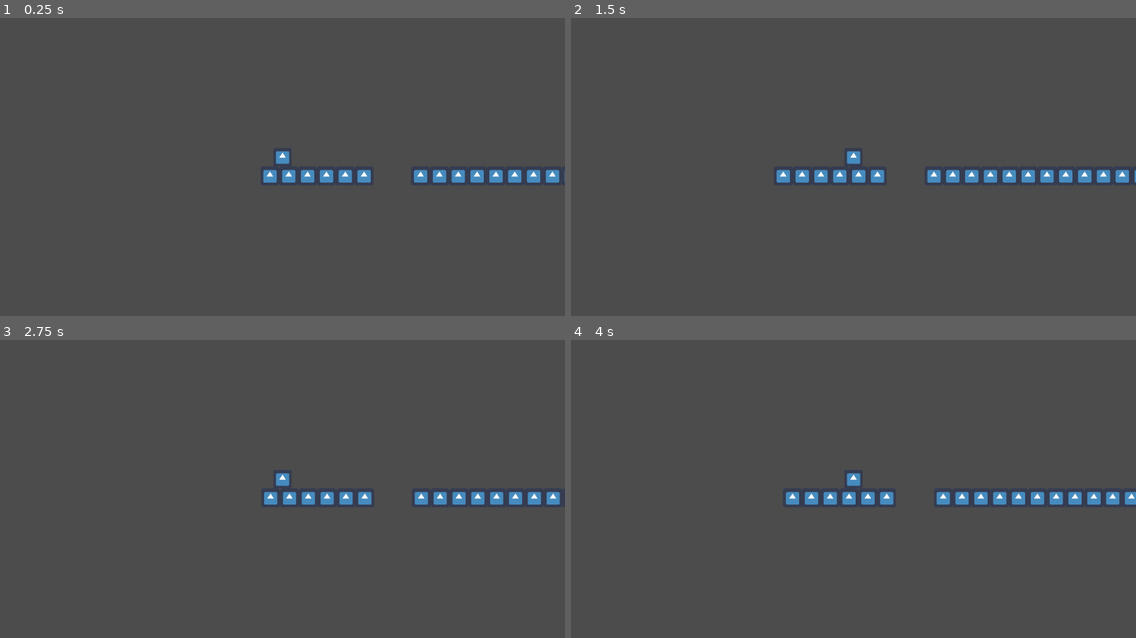
Above: before the commit, frames 1-4 (two rows, left to right).
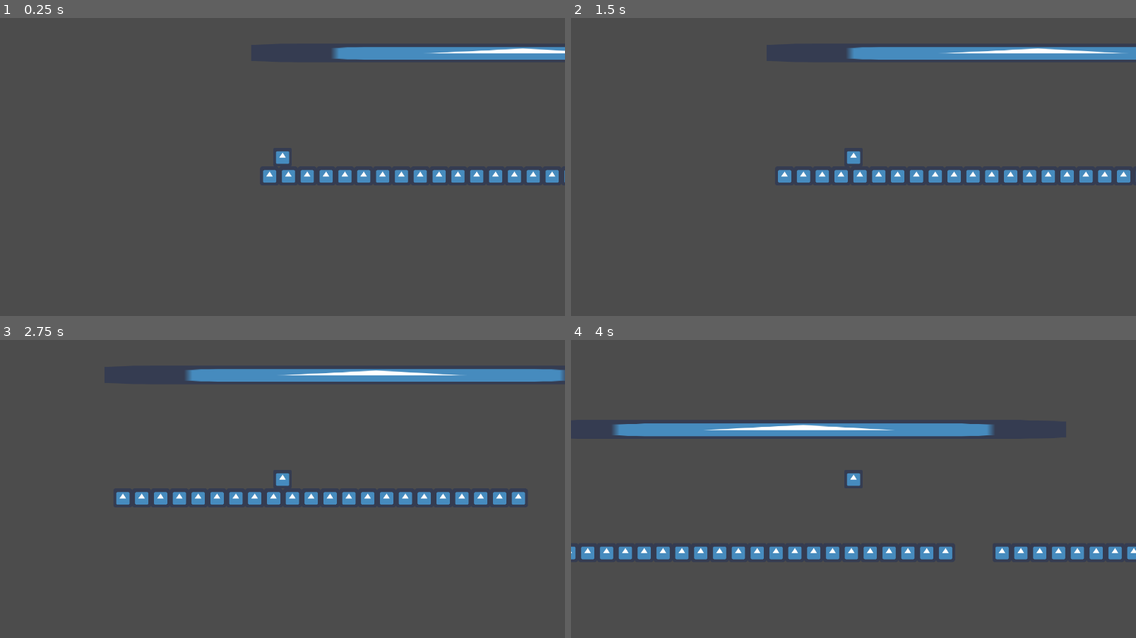
Above: after the commit, the same moments.

Repository: AledCompany/LDJam46
Game: Godot game, scene res://World.tscn
Same seed, same stepped clock (60 frames per second), same inputs: the game is played once before the commit and once after it. The engine's default icon, where the game draws it, is replaced by a stand-in: a white triangle on a blue panel in a dark square.
Inputs:
- Up to frame 1 (0.25 s): no input
- Up to frame 2 (1.5 s): tap Space (jump) at 0.6, 0.77, 1.07, 1.35 s
- Up to frame 3 (2.75 s): tap Space (jump) at 1.52, 1.82, 2.1 s
- Up to frame 4 (4 s): tap Space (jump) at 2.85, 3.02, 3.32, 3.6, 3.77 s

The runs differ from the first frame. In frame 1, 2.2% of the frame differs, in the area x 46-100%, y 9-56%; in frame 2, 3.0%; in frame 3, 4.9%; in frame 4, 7.7%, in the area x 0-100%, y 27-74%.

Commit message:
Simplified running system

Diff:
--- a/Player.gd
+++ b/Player.gd
@@ -2,8 +2,8 @@
 
 
 const gravity = 9810
-export var speed = 1000
-export var acceleration = 200
+export var speed = 600
+export var acceleration = 300
 export var direction = Vector2.RIGHT
 var velocity = Vector2.ZERO
 
@@ -25,7 +25,9 @@
 	velocity.y += gravity * delta
 
 	if is_on_floor():
-		velocity.x += acceleration * delta
+		velocity.x = min(velocity.x + acceleration * delta, speed)
+		if Input.is_action_just_pressed("jump"):
+			velocity += Vector2.UP * 2000
 
 	velocity = move_and_slide(velocity, Vector2.UP)
 	print(velocity)
--- a/Player.tscn
+++ b/Player.tscn
@@ -11,9 +11,8 @@
 "speed": 5.0
 } ]
 
-[sub_resource type="CapsuleShape2D" id=2]
-radius = 31.4292
-height = 1.05869
+[sub_resource type="CircleShape2D" id=2]
+radius = 32.0
 
 [node name="KinematicBody2D" type="KinematicBody2D"]
 script = ExtResource( 2 )
--- /dev/null
+++ b/StaticBody2D.tscn
@@ -0,0 +1,14 @@
+[gd_scene load_steps=3 format=2]
+
+[ext_resource path="res://icon.png" type="Texture" id=1]
+
+[sub_resource type="RectangleShape2D" id=1]
+extents = Vector2( 30.3962, 31.4542 )
+
+[node name="StaticBody2D" type="StaticBody2D"]
+
+[node name="Sprite" type="Sprite" parent="."]
+texture = ExtResource( 1 )
+
+[node name="CollisionShape2D" type="CollisionShape2D" parent="."]
+shape = SubResource( 1 )
--- a/World.tscn
+++ b/World.tscn
@@ -1,10 +1,11 @@
-[gd_scene load_steps=7 format=2]
+[gd_scene load_steps=8 format=2]
 
 [ext_resource path="res://icon.png" type="Texture" id=1]
 [ext_resource path="res://Player.tscn" type="PackedScene" id=2]
 [ext_resource path="res://Trampoline.tscn" type="PackedScene" id=3]
+[ext_resource path="res://StaticBody2D.tscn" type="PackedScene" id=4]
 
-[sub_resource type="ConvexPolygonShape2D" id=1]
+[sub_resource type="ConvexPolygonShape2D" id=4]
 points = PoolVector2Array( 64, 64, 0, 64, 0, 0, 64, 0 )
 
 [sub_resource type="TileSet" id=2]
@@ -38,7 +39,7 @@
 [node name="TileMap" type="TileMap" parent="."]
 tile_set = SubResource( 2 )
 format = 1
-tile_data = PoolIntArray( 262180, 0, 0, 262181, 0, 0, 262182 …(280 unchanged characters)… , 0, 0, 458756, 0, 0, 458757, 0, 0, 458760, 0, 0, 458761, 0, 0, 458762, 0, 0, 458763, 0, 0, 458764, 0, 0, 458765, 0, 0, 458766, 0, 0, 458767, 0, 0, 458768, 0, 0, 458769, 0, 0, 458770, 0, 0, 458771, 0, 0, 458772, 0, 0, 458776, 0, 0, 458777, 0, 0, 4587 …(374 unchanged characters)…
+tile_data = PoolIntArray( 262180, 0, 0, 262181, 0, 0, 262182 …(280 unchanged characters)… , 0, 0, 458756, 0, 0, 458757, 0, 0, 458758, 0, 0, 458759, 0, 0, 458760, 0, 0, 458761, 0, 0, 458762, 0, 0, 458763, 0, 0, 458764, 0, 0, 458765, 0, 0, 458766, 0, 0, 458767, 0, 0, 458768, 0, 0, 458769, 0, 0, 458770, 0, 0, 458771, 0, 0, 458772, 0, 0, 458773, 0, 0, 458776, 0, 0, 458777, 0, 0, 4587 …(374 unchanged characters)…
 
 [node name="Player" parent="." instance=ExtResource( 2 )]
 position = Vector2( 72.4803, 368.494 )
@@ -54,5 +55,9 @@
 shape = SubResource( 3 )
 
 [node name="Trampoline" parent="." instance=ExtResource( 3 )]
-position = Vector2( 427.001, -404.001 )
+position = Vector2( -494.609, -379.943 )
+
+[node name="StaticBody2D" parent="." instance=ExtResource( 4 )]
+position = Vector2( 878.518, 61.7968 )
+scale = Vector2( 28.377, 1 )
 [connection signal="body_entered" from="DeathZone" to="Player" method="_on_DeathZone_body_entered"]
Not shown: 1 places in World.tscn that only renumber resources
